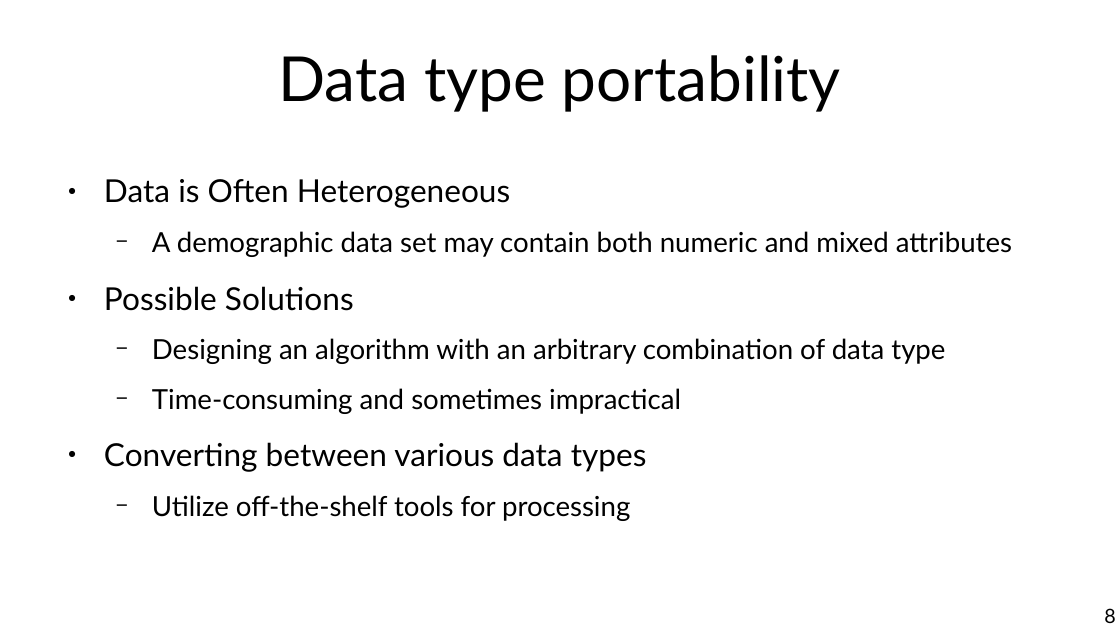
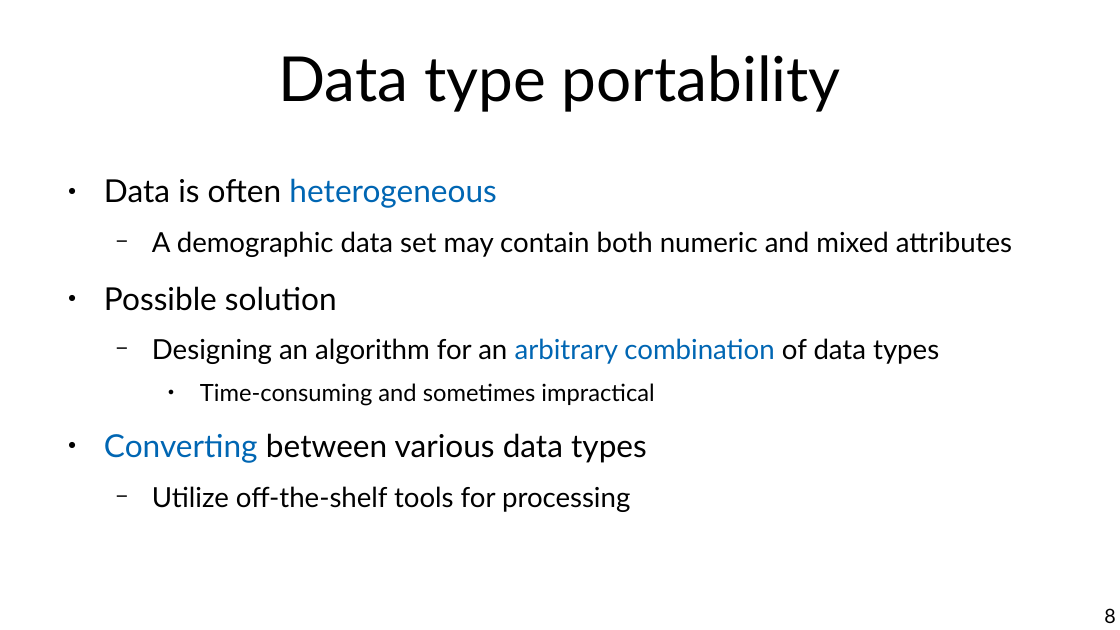
Before and after one commit to marco-calautti/data-mining-course, a slide deck: slide 8 of theory/tt02_data_preparation.odp. Drawn at 1120x630 pixels with LibreOffice and Linux fonts; fonts in the diff are those of the drawing. Boxes give left, top, right and bottom in pixels: in the first picture for what was removed or moved away, otherwise in the second. Text is boxed around its words. In the diff, an @@ line names an element or a change of style, - is before the commit and + after.

```diff
--- a/theory/tt02_data_preparation.odp
+++ b/theory/tt02_data_preparation.odp
@@ text at box(104, 178, 496, 208): text changed; text colour #000000 to #0066B3 @@
-● Data is Often Heterogeneous
+● Data is often heterogeneous
@@ text at box(104, 286, 939, 364): text changed @@
-● Possible Solutions
-  − Designing an algorithm with an arbitrary combination of data type
+● Possible solution
+  − Designing an algorithm for an arbitrary combination of data types
@@ text at box(104, 383, 654, 463): size 19.6 to 16.8 pt in "Time-consuming and sometimes impractical"; text colour #000000 to #0066B3 in "Converting"; bullet − to ●; list level 2 to 3 in "Time-consuming and sometimes impractical" @@
```
Also in this commit, not shown: 30 other slides changed, 8 slides added, 12 slides removed.
